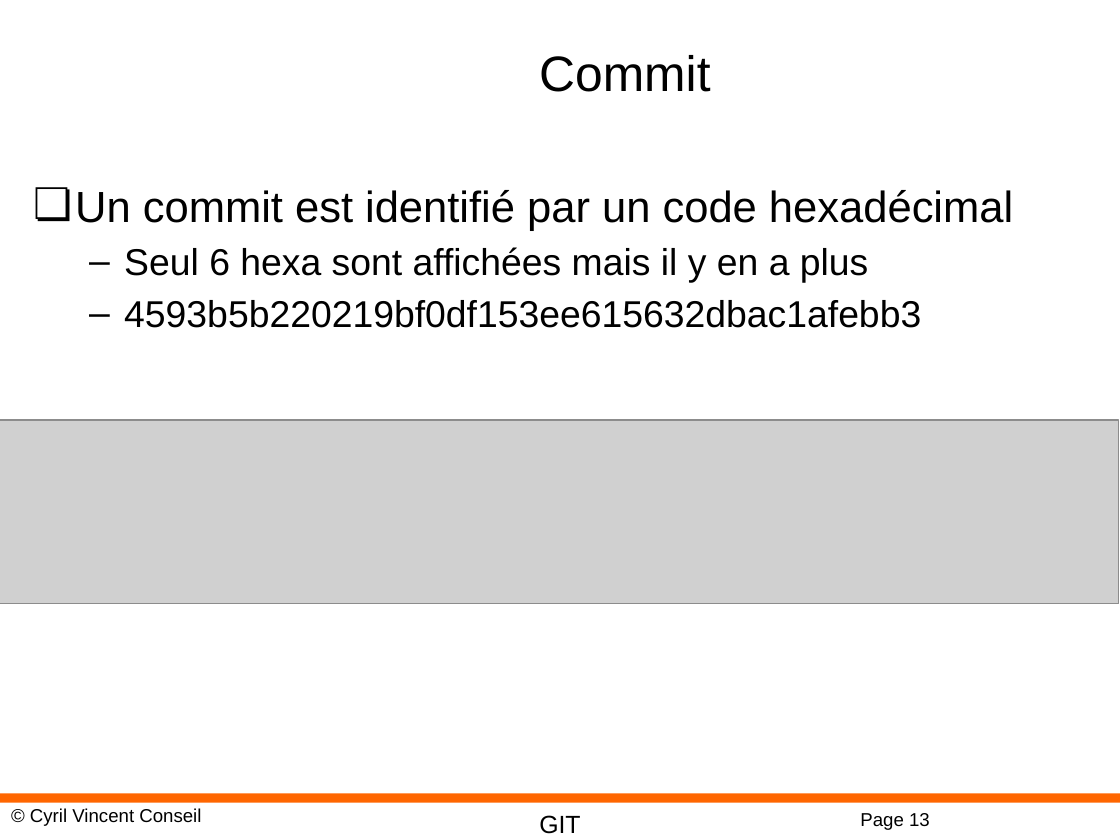
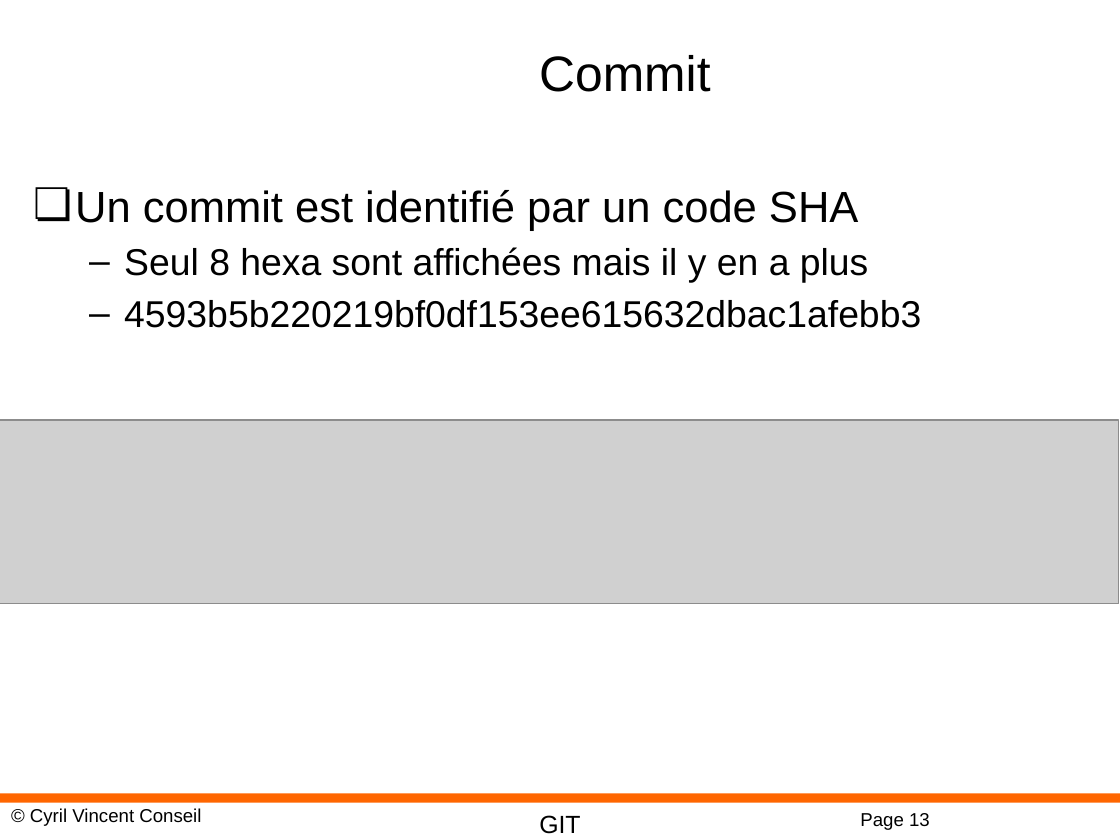
Before and after one commit to cyrilvincent/git, a slide deck: slide 13 of ppt/GIT02-Commit.pptx. Drawn at 1120x840 pixels with LibreOffice and Linux fonts; fonts in the diff are those of the drawing; grey boxes stand for pictures; background and template pictures are left out. Boxes give left, top, right and bottom in pixels: in the first picture for what was removed or moved away, otherwise in the second. Text is boxed around its words. In the diff, an @@ line names an element or a change of style, - is before the commit and + after.

Commit message:
end ppt

```diff
--- a/ppt/GIT02-Commit.pptx
+++ b/ppt/GIT02-Commit.pptx
@@ text at [75, 190, 868, 283]: text changed; size 28 to 24 pt @@
-❏ Un commit est identifié par un code hexadécimal
-  – Seul 6 hexa sont affichées mais il y en a plus
+❏ Un commit est identifié par un code SHA
+  – Seul 8 hexa sont affichées mais il y en a plus
```
Also in this commit, not shown: 2 other files.
